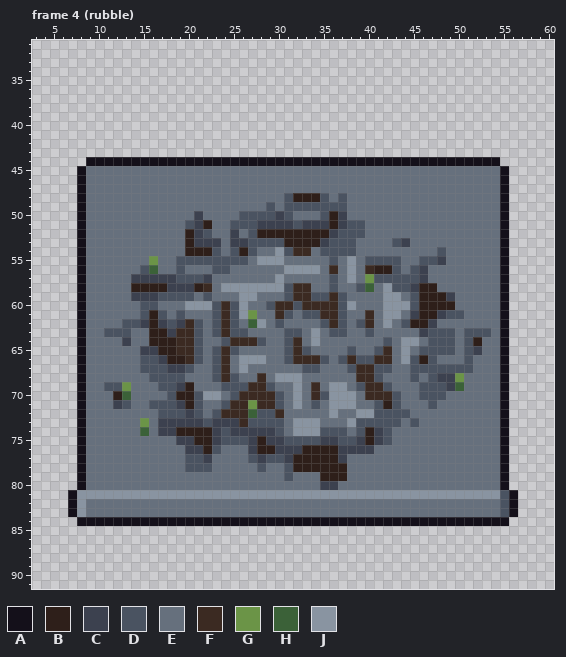
Edited in one commit: pixel-art file (art/structures/house.aseprite). Above: the version before the commit.
64x92 pixels, 4 frames. Colours within 5 levels of each other are drawn and written as one. Shown: frame 4 (rubble): x 3..60, y 31..91. The commit also changed other frames, which this record leaves out.
Palette (. is transparent): A #14101a  B #2e1f1a  C #3c414f  D #4a5361  E #66707d  F #3b2a22  G #6b9447  H #3b6138  J #8994a1
The same view after the edit:
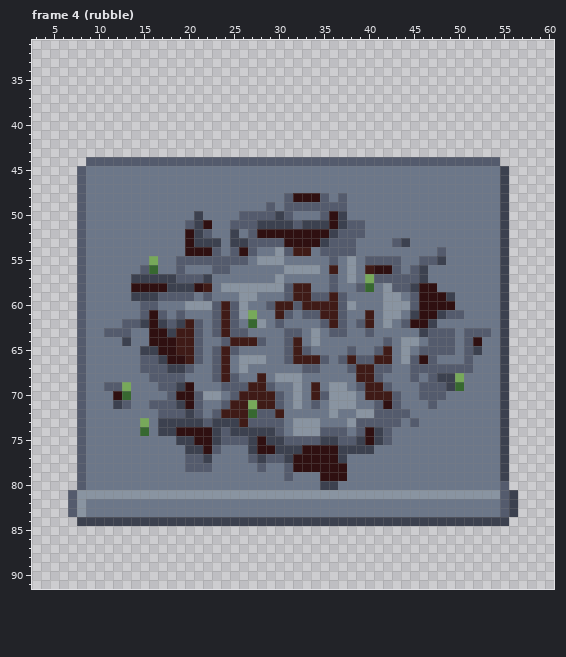
Edits made:
colour B: #2e1f1a -> #2f1011
colour D: #4a5361 -> #545b6d
colour E: #66707d -> #6c7789
colour F: #3b2a22 -> #3f1b17
colour G: #6b9447 -> #77a95a
colour H: #3b6138 -> #376830
Changed rows in their new state; - is a pixel that keeps its letter.
Frame 4 (rubble):
first column x 7:
44 --DDDDDDDDDDDDDDDDDDDDDDDDDDDDDDDDDDDDDDDDDDDDDD--
45 -D----------------------------------------------C-
46 -D----------------------------------------------C-
47 -D----------------------------------------------C-
48 -D----------------------------------------------C-
49 -D----------------------------------------------C-
50 -D----------------------------------------------C-
51 -D----------------------------------------------C-
52 -D----------------------------------------------C-
53 -D----------------------------------------------C-
54 -D----------------------------------------------C-
55 -D----------------------------------------------C-
56 -D----------------------------------------------C-
57 -D----------------------------------------------C-
58 -D----------------------------------------------C-
59 -D----------------------------------------------C-
60 -D----------------------------------------------C-
61 -D----------------------------------------------C-
62 -D----------------------------------------------C-
63 -D----------------------------------------------C-
64 -D----------------------------------------------C-
65 -D----------------------------------------------C-
66 -D----------------------------------------------C-
67 -D----------------------------------------------C-
68 -D----------------------------------------------C-
69 -D----------------------------------------------C-
70 -D----------------------------------------------C-
71 -D----------------------------------------------C-
72 -D----------------------------------------------C-
73 -D----------------------------------------------C-
74 -D----------------------------------------------C-
75 -D----------------------------------------------C-
76 -D----------------------------------------------C-
77 -D----------------------------------------------C-
78 -D----------------------------------------------C-
79 -D----------------------------------------------C-
80 -D----------------------------------------------D-
81 D------------------------------------------------C
82 D------------------------------------------------C
83 D------------------------------------------------C
84 -CCCCCCCCCCCCCCCCCCCCCCCCCCCCCCCCCCCCCCCCCCCCCCCC-
Boxes around the changes in both pictures, in picture pixels (x1, y1, x2, y2):
changed: (68, 157, 518, 526)
